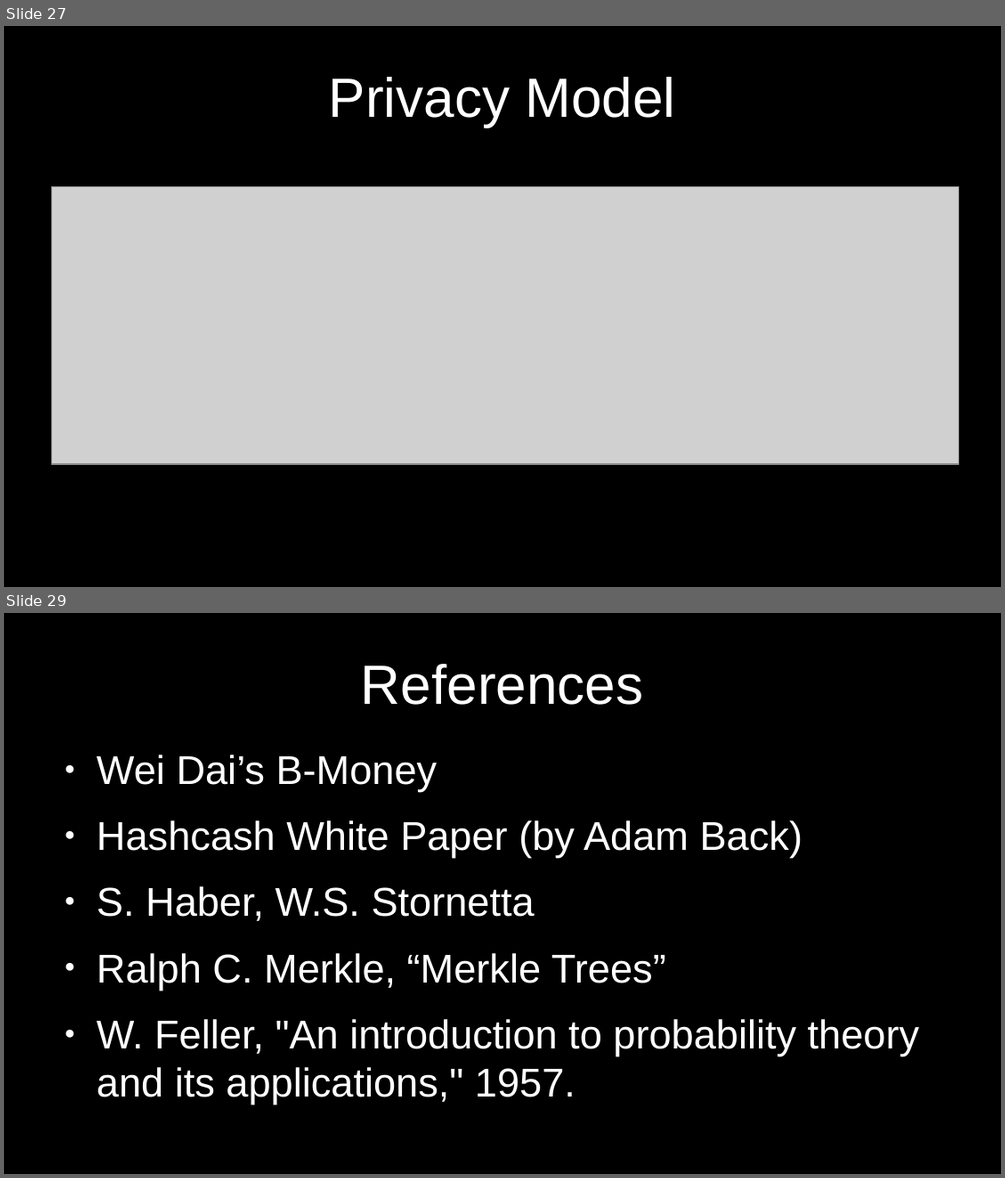
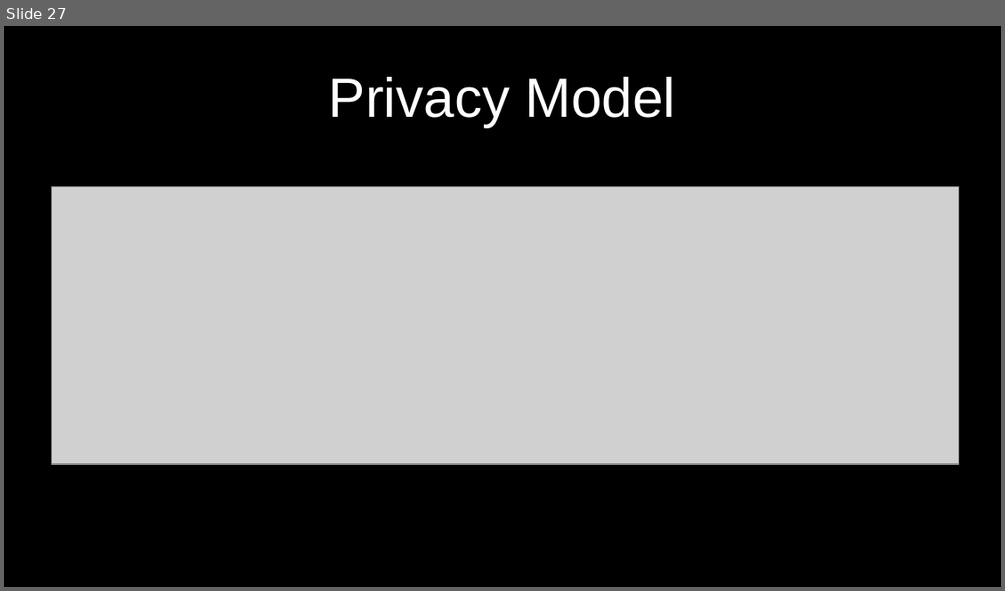
Before and after one commit to cmdruid/bitcoin-programming, a slide deck: slides/bitcoin-whitepaper-review.odp. Shown one above the other, each under a label of ours: slides 27 and 29 before the commit, slide 27 after it; the slides between them are not shown. The pictures are 1005x1178 and 1005x591 pixels, drawn with LibreOffice and Linux fonts; fonts in the diff are those of the drawing; grey boxes stand for pictures. Boxes give left, top, right and bottom in pixels: in the first picture for what was removed or moved away, otherwise in the second. Text is boxed around its words. In the diff, an @@ line names an element or a change of style, - is before the commit and + after.

```diff
--- a/slides/bitcoin-whitepaper-review.odp
+++ b/slides/bitcoin-whitepaper-review.odp
@@ slide 29 removed at (4,613,1001,1174), background #000000 @@
@@ title removed at (361,664,643,705) @@
-References
@@ text removed at (97,755,919,1104) @@
-● Wei Dai’s B-Money
-● Hashcash White Paper (by Adam Back)
-● S. Haber, W.S. Stornetta
-● Ralph C. Merkle, “Merkle Trees”
-● W. Feller, "An introduction to probability theory and its applications," 1957.
```
Also in this commit, not shown: 7 slides changed, 2 slides added, 2 other slides removed, 1 other file.
